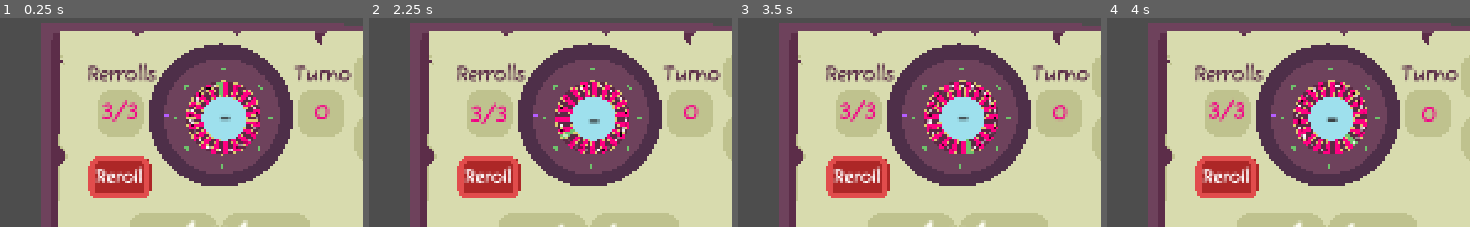
Above: before the commit, frames 1-4 (left to right).
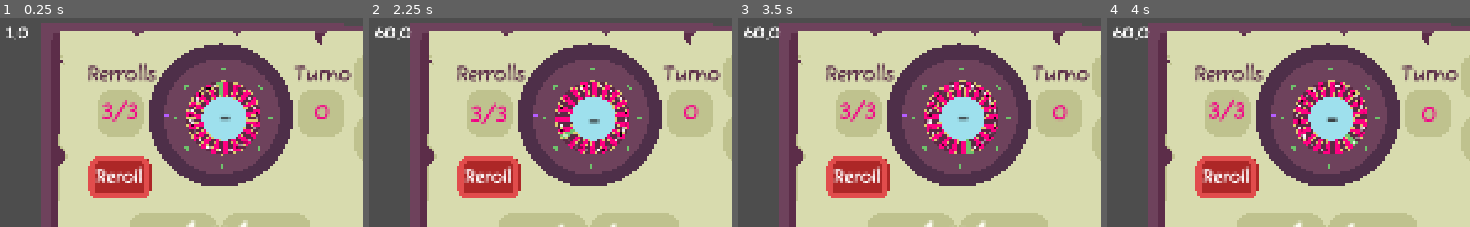
Above: after the commit, the same moments.

Repository: Agustin-Perea/Azard
Game: Godot game, scene res://resources/book/book.tscn
Same seed, same stepped clock (60 frames per second), same inputs: the game is played once before the commit and once after it. The project has no main scene, so this scene is started directly.
Inputs (mouse positions are % of the whole screen's width and height, from its top left):
- Up to frame 1 (0.25 s): no input
- Up to frame 2 (2.25 s): move the mouse to (76, 44) at 0.52 s; click (76, 44) at 0.67 s; drag from (30, 55) to (47, 70) at 1.27 s; move the mouse to (63, 27) at 2.02 s; click (63, 27) at 2.17 s
- Up to frame 3 (3.5 s): drag from (47, 70) to (19, 34) at 2.77 s
- Up to frame 4 (4 s): move the mouse to (85, 65) at 3.52 s; click (85, 65) at 3.67 s
The pictures show only the part of the screen within x 0-50%, y 0-50%; the shares and areas given below are measured in that part.

The runs differ from the first frame. In frame 1, 0.2% of the frame differs, in the area x 1-8%, y 3-11%; in frame 2, 0.3%, in the area x 1-12%, y 3-11%; in frame 3, 0.3%; in frame 4, 0.3%.

Commit message:
add : showFps

Diff:
--- a/resources/book/book.tscn
+++ b/resources/book/book.tscn
@@ -1,7 +1,7 @@
 [gd_scene format=4 uid="uid://ckjjsqq6r5ljr"]
 
 [ext_resource type="ArrayMesh" uid="uid://323q4eoxjwhq" path="res://resources/book/model/roulette_left_cover.tres" id="1_hgj57"]
-[ext_resource type="Script" uid="uid://byumyfhwocryi" path="res://resources/book/roulette_controller.gd" id="1_q6njx"]
+[ext_resource type="Script" uid="uid://byumyfhwocryi" path="res://scripts/roulette/roulette_controller.gd" id="1_q6njx"]
 [ext_resource type="Script" uid="uid://bd84gpfd6vb46" path="res://scripts/roulette/roullette_control.gd" id="2_d1tnm"]
 [ext_resource type="ArrayMesh" uid="uid://cfppbxhyjqwu1" path="res://resources/book/model/roulette_bottom_cover.res" id="2_vb2ae"]
 [ext_resource type="ArrayMesh" uid="uid://utco6w38i0km" path="res://resources/roulette/roulette_base.tres" id="2_ykbav"]
@@ -26,6 +26,7 @@
 [ext_resource type="ArrayMesh" uid="uid://baeoiakx8vtop" path="res://resources/book/model/outline.tres" id="19_5lkav"]
 [ext_resource type="Material" uid="uid://b3ne55hnycjy" path="res://resources/book/materials/book_material_.tres" id="19_khsg3"]
 [ext_resource type="PackedScene" uid="uid://cdracx5srv0l" path="res://resources/pop up/pop_up_text.tscn" id="21_eev62"]
+[ext_resource type="Script" uid="uid://c4ygisdvk40xj" path="res://scripts/UI/showFPS.gd" id="27_344oo"]
 
 [sub_resource type="MultiMesh" id="MultiMesh_uxei4"]
 transform_format = 1
@@ -1195,6 +1196,27 @@
 
 [node name="PopUpText" parent="Temp" unique_id=877394085 instance=ExtResource("21_eev62")]
 transform = Transform3D(1, 0, 0, 0, 1, 0, 0, 0, 1, -0.1364547, 0.027824014, -0.99232846)
+
+[node name="UI" type="CanvasLayer" parent="Temp" unique_id=2108080054]
+
+[node name="Control" type="Control" parent="Temp/UI" unique_id=886354619]
+layout_mode = 3
+anchors_preset = 0
+offset_right = 40.0
+offset_bottom = 40.0
+script = ExtResource("27_344oo")
+
+[node name="FPS" type="Label" parent="Temp/UI/Control" unique_id=729665360]
+texture_filter = 2
+layout_mode = 0
+offset_left = 67.0
+offset_top = 49.0
+offset_right = 107.0
+offset_bottom = 70.0
+theme_override_font_sizes/font_size = 36
+text = "FPS"
+horizontal_alignment = 1
+vertical_alignment = 1
 
 [connection signal="input_event" from="left_cover/RerollButton" to="left_cover/RerollButton" method="_on_input_event"]
 [connection signal="mouse_entered" from="left_cover/RerollButton" to="left_cover/RerollButton" method="_on_mouse_entered"]
--- /dev/null
+++ b/scripts/UI/showFPS.gd
@@ -0,0 +1,5 @@
+extends Control
+
+@warning_ignore("unused_parameter")
+func _physics_process(delta: float) -> void:
+	$FPS.text = str(Engine.get_frames_per_second())
Not shown, added: scripts/UI/showFPS.gd.uid
Renamed: resources/book/roulette_controller.gd -> scripts/roulette/roulette_controller.gd
Renamed: resources/book/roulette_controller.gd.uid -> scripts/roulette/roulette_controller.gd.uid
